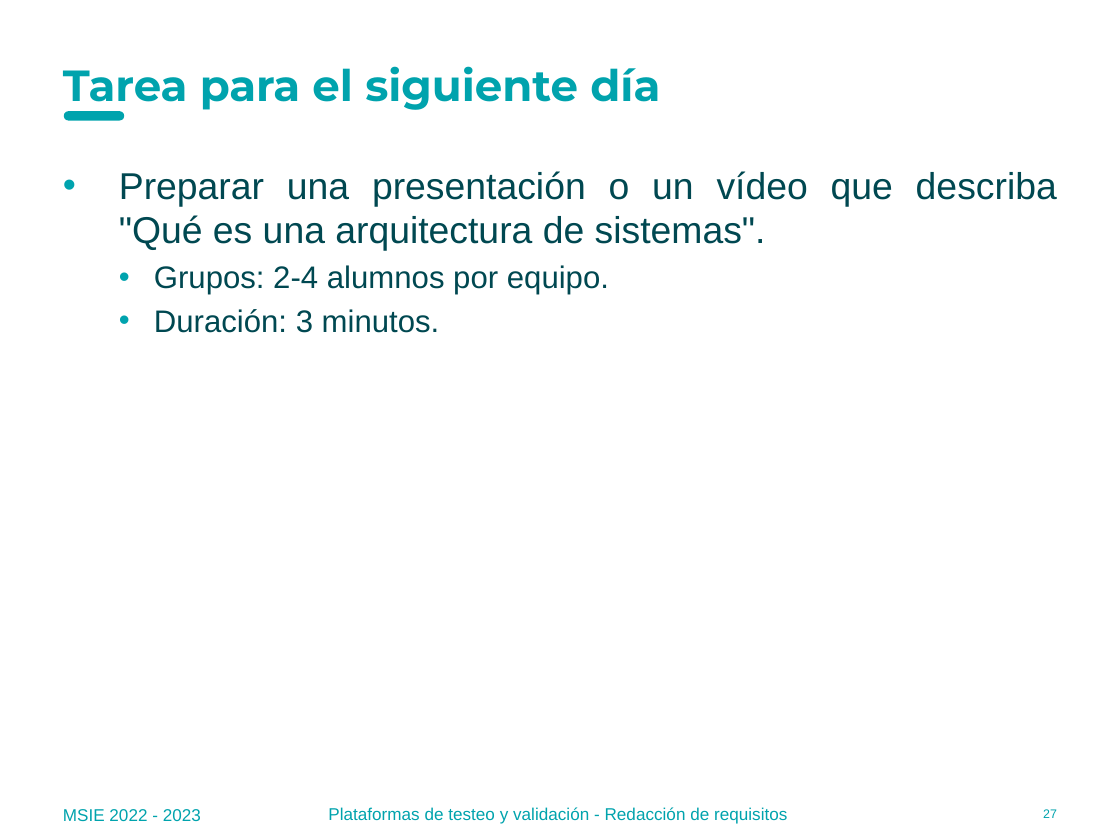
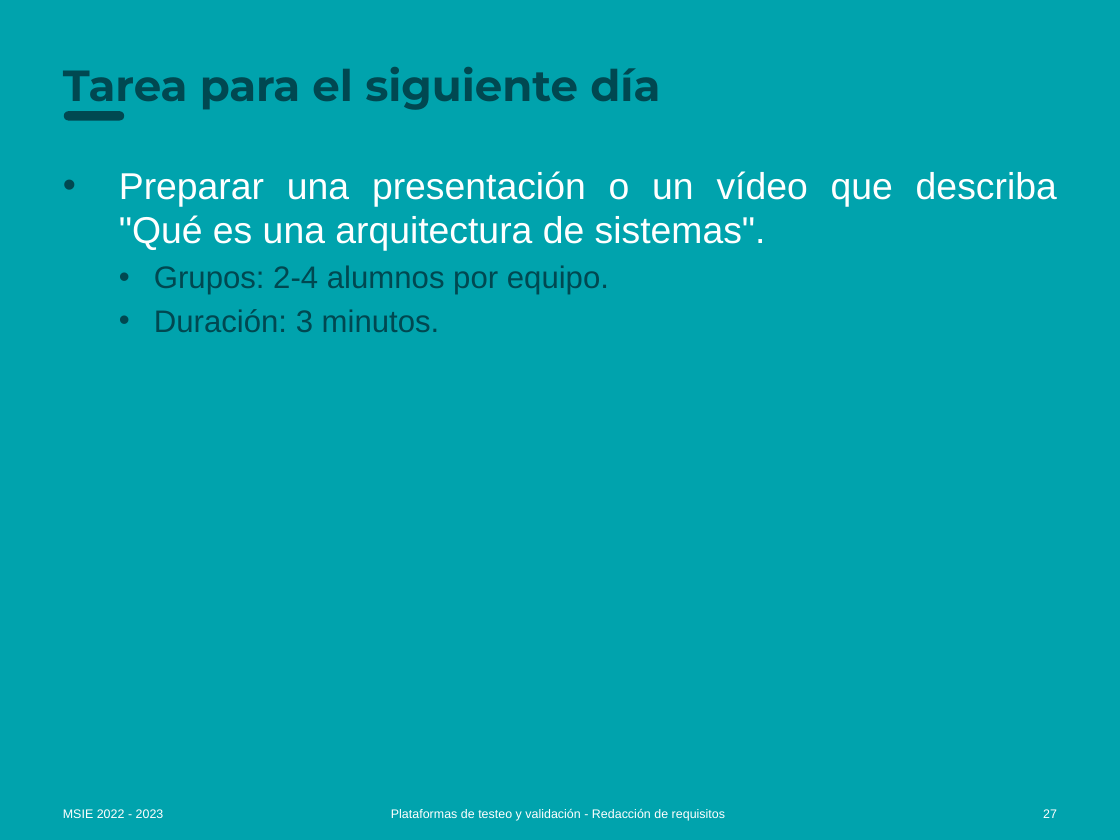
Before and after one commit to MU-MATHWORKS/MODEL-BASED-LIFE-CYCLE-WITH-MATLAB-SIMULINK, a slide deck: slide 27 of 2_PHASE3_Requirements/docs/2.1 Writing requirements_ES.pptx. Drawn at 1120x840 pixels with LibreOffice and Linux fonts; fonts in the diff are those of the drawing; background and template pictures are left out. Boxes give left, top, right and bottom in pixels: in the first picture for what was removed or moved away, otherwise in the second. Text is boxed around its words. In the diff, an @@ line names an element or a change of style, - is before the commit and + after.

```diff
--- a/2_PHASE3_Requirements/docs/2.1 Writing requirements_ES.pptx
+++ b/2_PHASE3_Requirements/docs/2.1 Writing requirements_ES.pptx
@@ background #FFFFFF to #00A3AD @@
@@ title "Tarea para el siguiente día" at [63, 67, 660, 110]: text colour #00A3AD to #004851 @@
@@ rounded rectangle at [64, 111, 124, 120]: fill #00A3AD to #004851 @@
@@ text "Preparar una presentación o un ..." at [119, 171, 1057, 332]: text colour #004851 to #FFFFFF in "Preparar una presentación o un vídeo que ..."; bullet colour #00A3AE to #004851 @@
@@ text "MSIE 2022 - 2023" at [63, 809, 164, 818]: size 11 to 8 pt, text colour #00A3AD to #FFFFFF @@
@@ text "Plataformas de testeo y validación ..." at [391, 808, 725, 821]: size 11 to 8 pt, text colour #00A3AD to #FFFFFF @@
@@ page number at [1043, 809, 1057, 818]: text colour #00A3AD to #FFFFFF @@
```
Also in this commit, not shown: 24 other files.
